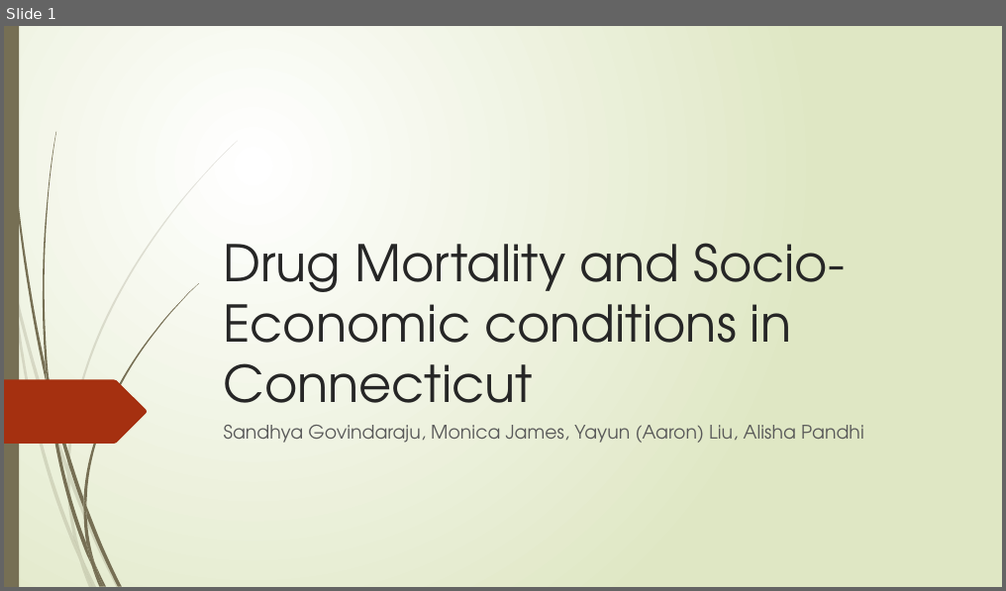
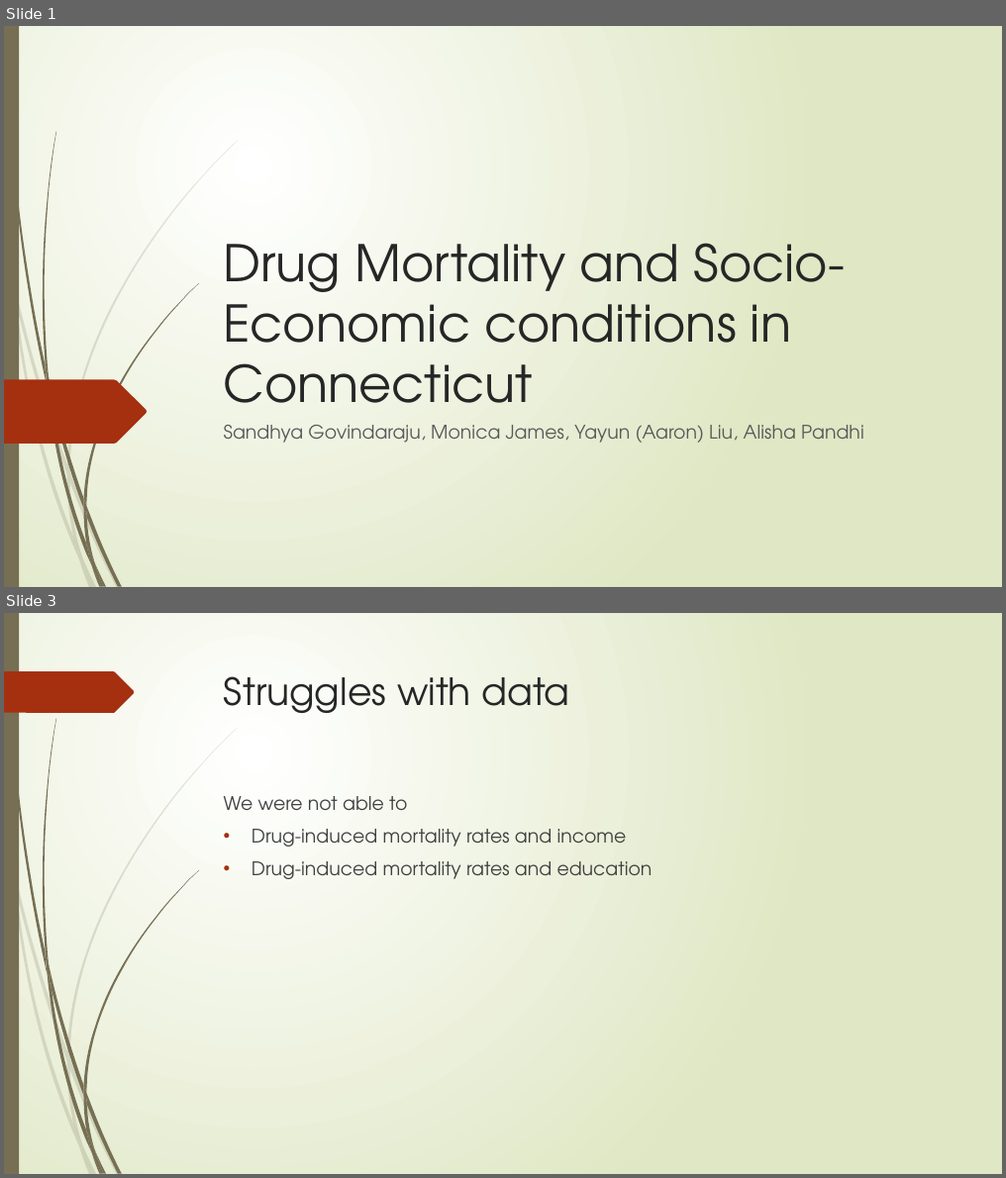
Before and after one commit to yayunl/DataViz-Project1, a slide deck: Drug Mortality and Socio-Economic conditions in Connecticut.pptx. Shown one above the other, each under a label of ours: slide 1 before the commit, slides 1 and 3 after it; the slides between them are not shown. The pictures are 1006x591 and 1006x1178 pixels, drawn with LibreOffice and Linux fonts; fonts in the diff are those of the drawing. Boxes give left, top, right and bottom in pixels: in the first picture for what was removed or moved away, otherwise in the second. Text is boxed around its words. In the diff, an @@ line names an element or a change of style, - is before the commit and + after.

```diff
--- a/Drug Mortality and Socio-Economic conditions in Connecticut.pptx
+++ b/Drug Mortality and Socio-Economic conditions in Connecticut.pptx
@@ slide 3 added at [4,613,1002,1174], background gradient #FFFFFF to #DFE8C4; not listed: 23 template elements that a slide beside it also shows @@
@@ freeform shape added at [4,671,135,713], fill #A53010 @@
@@ title added at [224,676,569,713], 36 pt, text #262626 @@
+Struggles with data
@@ text added at [224,796,652,879], 18 pt, text #404040 @@
+We were not able to
+• Drug-induced mortality rates and income
+• Drug-induced mortality rates and education
```
Also in this commit, not shown: 1 slide changed, 7 other slides added, 1 slide removed.
